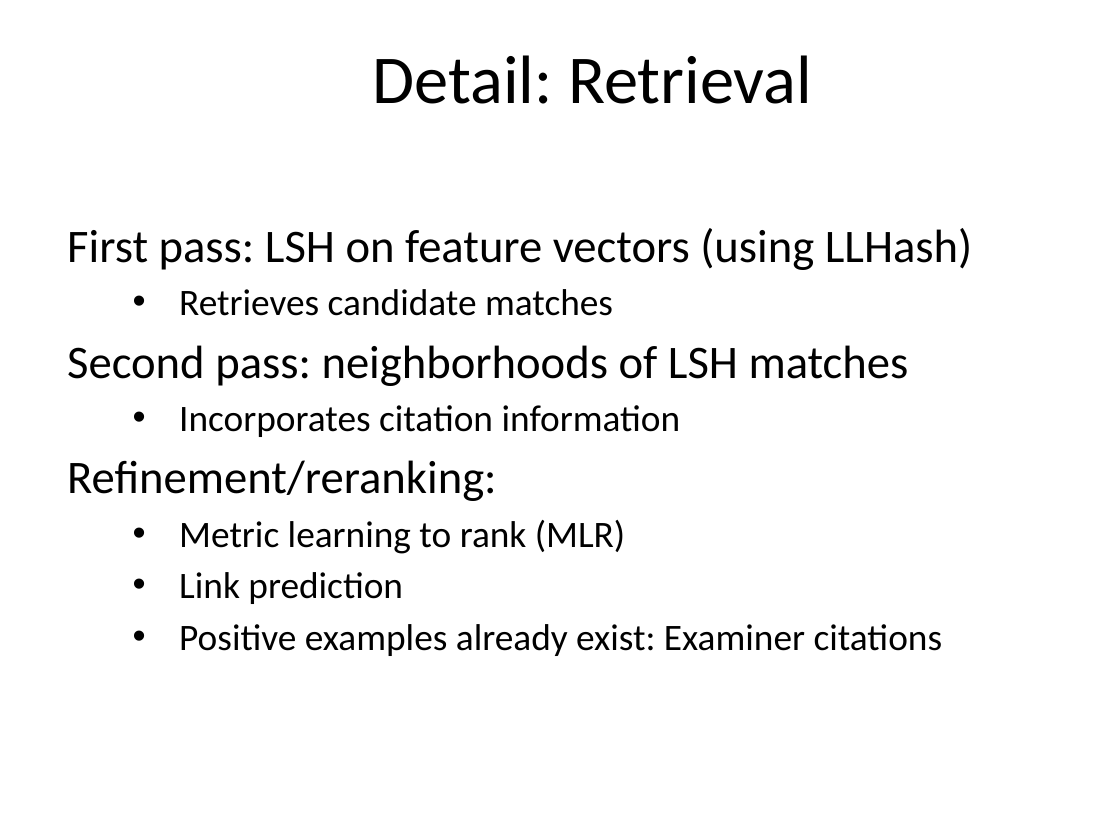
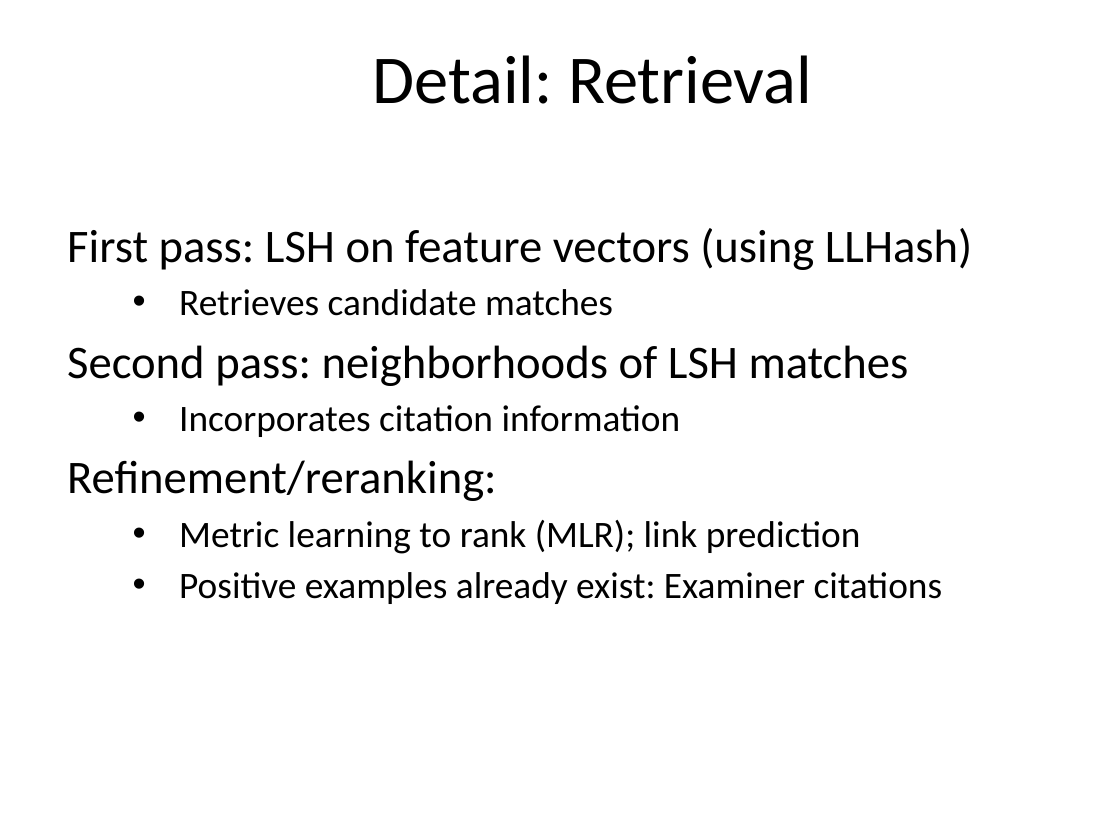
Before and after one commit to alexgittens/XDataUSPTOHackathon, a slide deck: slide 5 of XDATA_Sep2016_klevin_slides.pptx. Drawn at 1120x840 pixels with LibreOffice and Linux fonts; fonts in the diff are those of the drawing; background and template pictures are left out. Boxes give left, top, right and bottom in pixels: in the first picture for what was removed or moved away, otherwise in the second. Text is boxed around its words. In the diff, an @@ line names an element or a change of style, - is before the commit and + after.

```diff
--- a/XDATA_Sep2016_klevin_slides.pptx
+++ b/XDATA_Sep2016_klevin_slides.pptx
@@ text at <box>179,520,861,554</box>: text changed @@
-• Metric learning to rank (MLR)
-• Link prediction
+• Metric learning to rank (MLR); link prediction
```
Also in this commit, not shown: 1 other slide changed.
